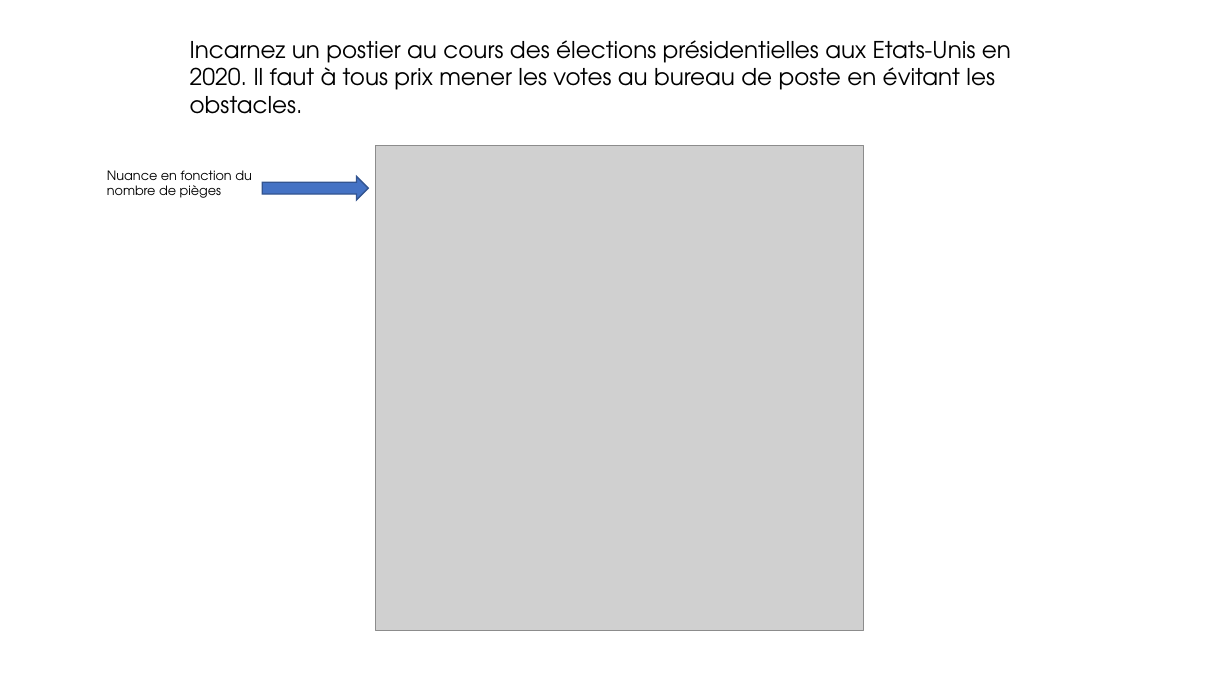
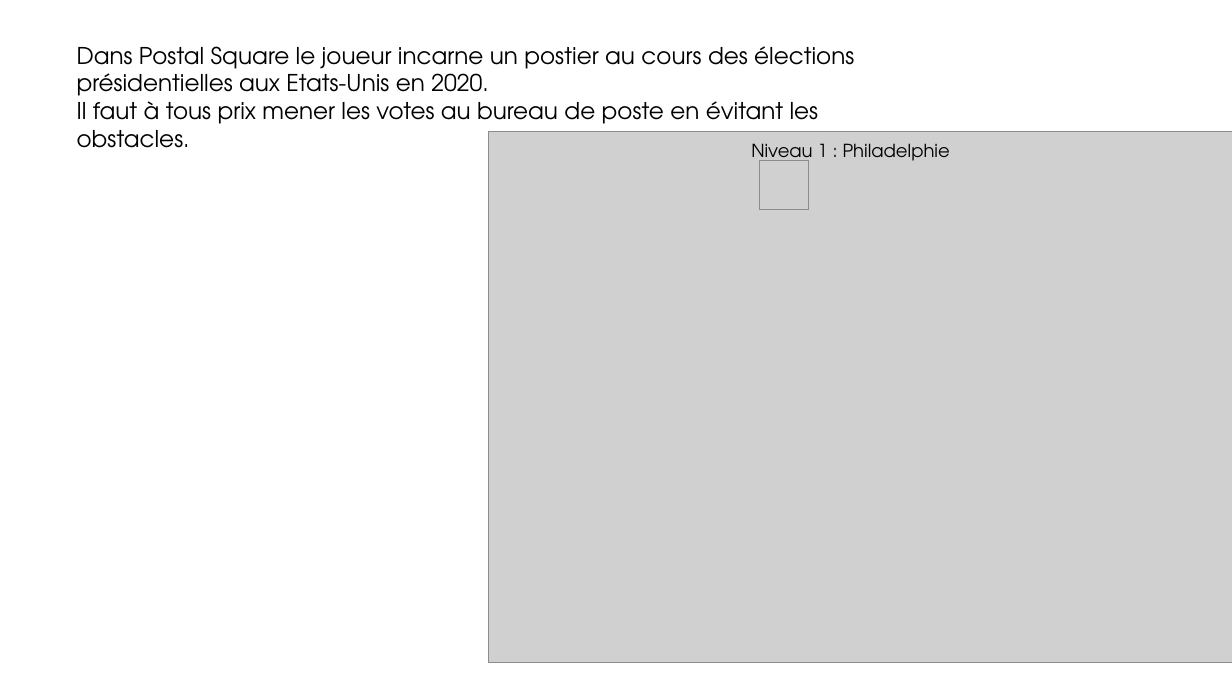
Before and after one commit to HenriVlrd/OBG20201_postal_square, a slide deck: slide 2 of Pitch_01.pptx. Drawn at 1232x693 pixels with LibreOffice and Linux fonts; fonts in the diff are those of the drawing; grey boxes stand for pictures; background and template pictures are left out. Boxes give left, top, right and bottom in pixels: in the first picture for what was removed or moved away, otherwise in the second. Text is boxed around its words. In the diff, an @@ line names an element or a change of style, - is before the commit and + after.

Commit message:
Fakescreen+pitch_mod

```diff
--- a/Pitch_01.pptx
+++ b/Pitch_01.pptx
@@ text at [77, 46, 854, 148]: text changed @@
-Incarnez un postier au cours des élections présidentielles aux Etats-Unis en 2020. Il faut à tous prix mener les votes au bureau de poste en évitant les obstacles.
+Dans Postal Square le joueur incarne un postier au cours des élections présidentielles aux Etats-Unis en 2020.
+Il faut à tous prix mener les votes au bureau de poste en évitant les obstacles.
@@ picture removed at [376, 145, 864, 630] @@
@@ picture added at [488, 131, 1232, 663] @@
@@ text added at [751, 143, 950, 166], 14 pt, text #000000 @@
+Niveau 1 : Philadelphie
@@ text removed at [107, 170, 252, 198] @@
-Nuance en fonction du nombre de pièges
@@ right arrow removed at [262, 177, 369, 201] @@
@@ picture added at [760, 161, 809, 209] @@
```
Also in this commit, not shown: 6 other files.
